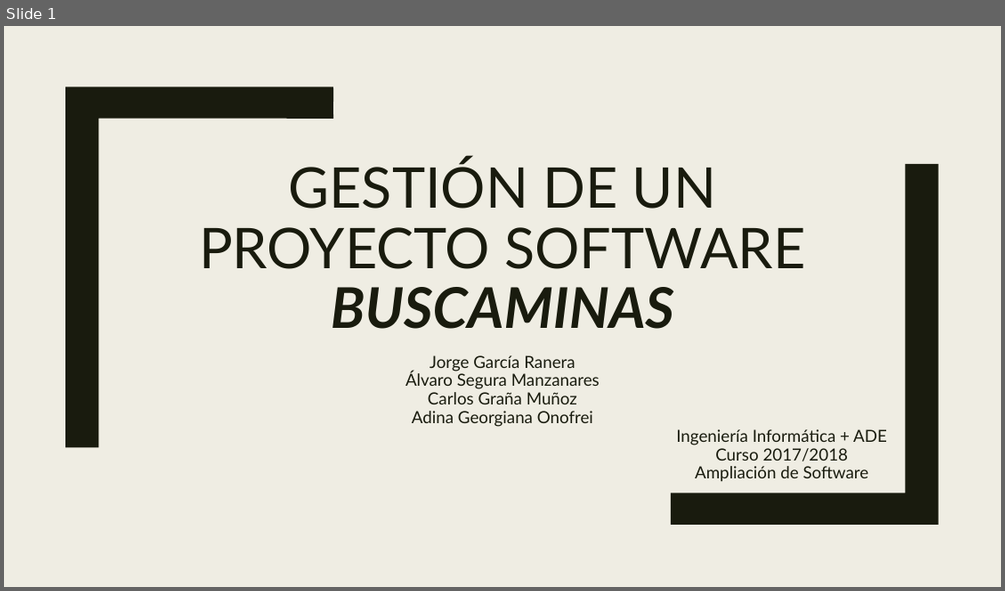
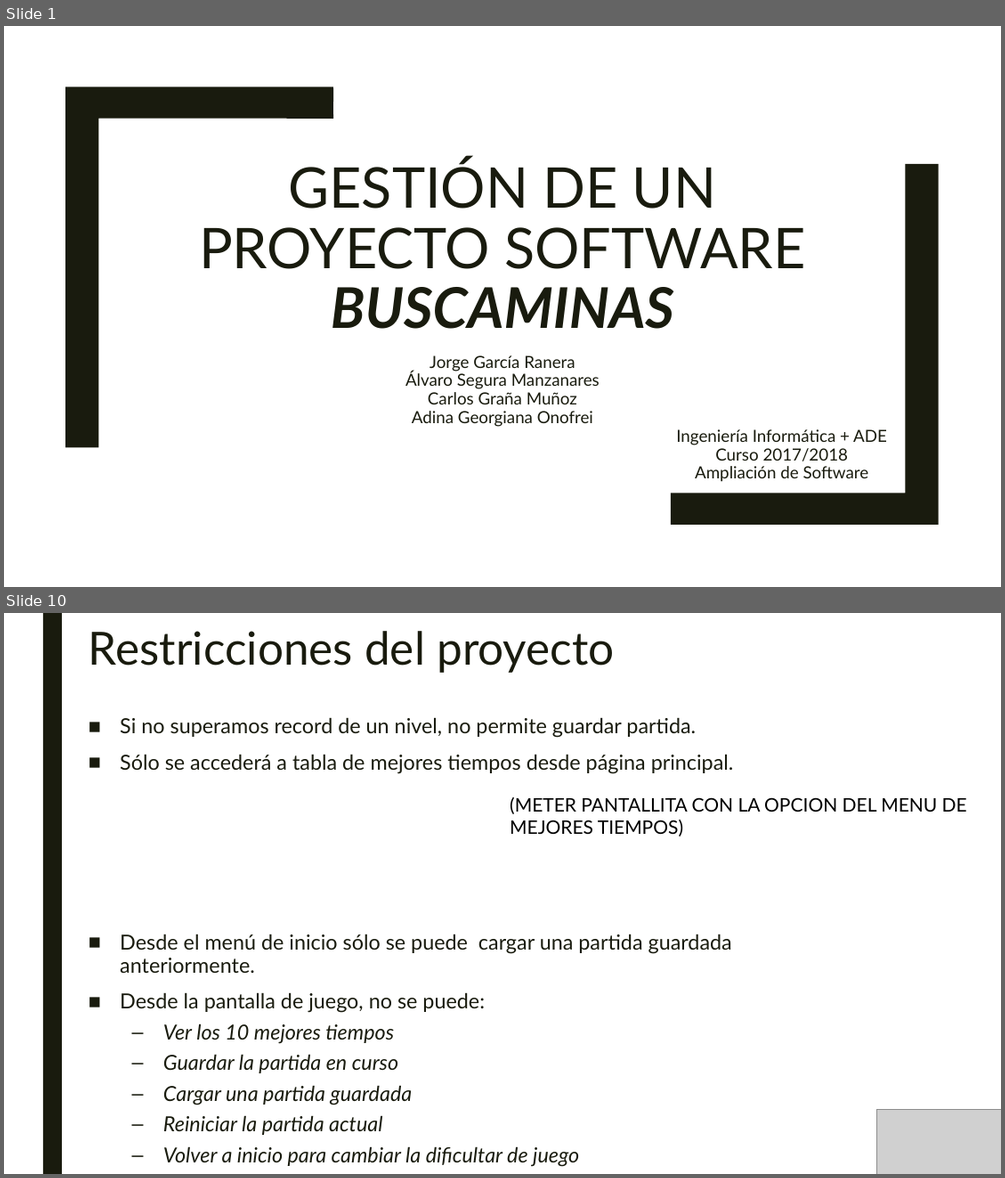
Before and after one commit to SombraJ/practicaAIS, a slide deck: Gestión de un proyecto Software.pptx. Shown one above the other, each under a label of ours: slide 1 before the commit, slides 1 and 10 after it; the slides between them are not shown. The pictures are 1005x591 and 1005x1178 pixels, drawn with LibreOffice and Linux fonts; fonts in the diff are those of the drawing; grey boxes stand for pictures. Boxes give left, top, right and bottom in pixels: in the first picture for what was removed or moved away, otherwise in the second. Text is boxed around its words. In the diff, an @@ line names an element or a change of style, - is before the commit and + after.

```diff
--- a/Gestión de un proyecto Software.pptx
+++ b/Gestión de un proyecto Software.pptx
@@ slide 10 added at (4,613,1001,1174), background #FFFFFF @@
@@ rectangle added at (43,613,62,1174), fill #191B0E @@
@@ title added at (89,631,614,673), 44 pt, text #191B0E @@
+Restricciones del proyecto
@@ text added at (120,717,734,1167), 20 pt, text #191B0E @@
+■ Si no superamos record de un nivel, no permite guardar partida.
+■ Sólo se accederá a tabla de mejores tiempos desde página principal.
+■ Desde el menú de inicio sólo se puede cargar una partida guardada anteriormente.
+■ Desde la pantalla de juego, no se puede:
+  – Ver los 10 mejores tiempos
+  – Guardar la partida en curso
+  – Cargar una partida guardada
+  – Reiniciar la partida actual
+  – Volver a inicio para cambiar la dificultar de juego
@@ text added at (510,797,967,836), 18 pt, text #000000 @@
+(METER PANTALLITA CON LA OPCION DEL MENU DE MEJORES TIEMPOS)
@@ picture added at (877,1110,1001,1174) @@
@@ slide 1 changed as well @@
@@ background #EFEDE3 to #FFFFFF @@
```
Also in this commit, not shown: 3 other slides changed, 11 other slides added, 1 slide removed.
